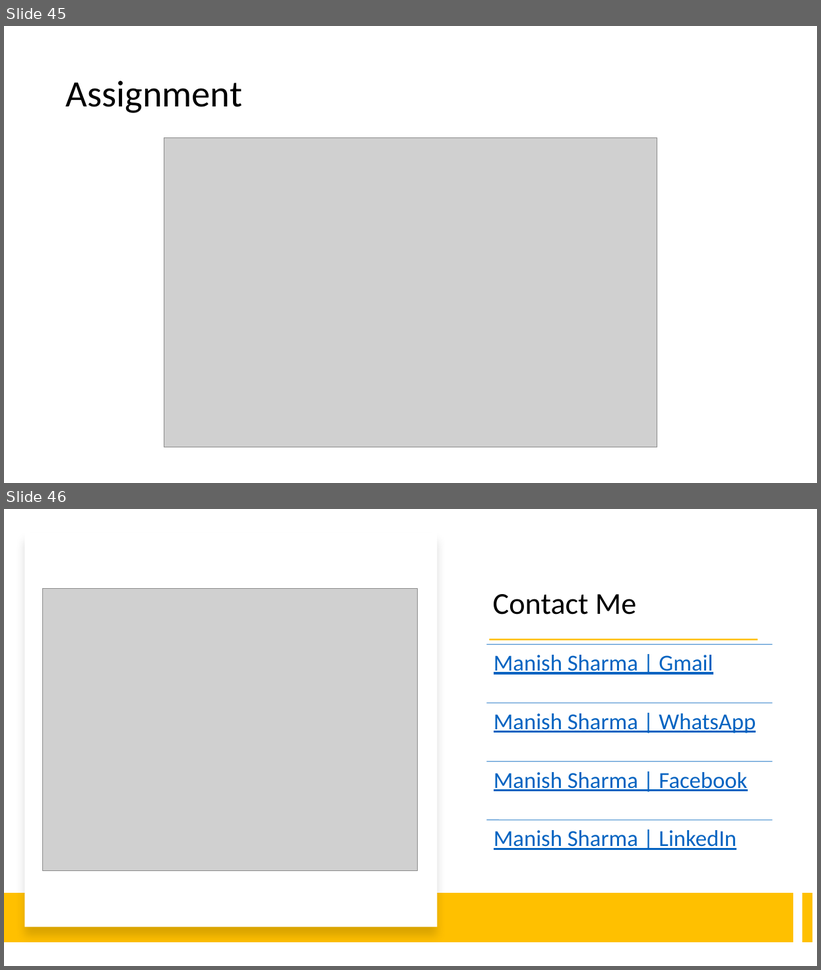
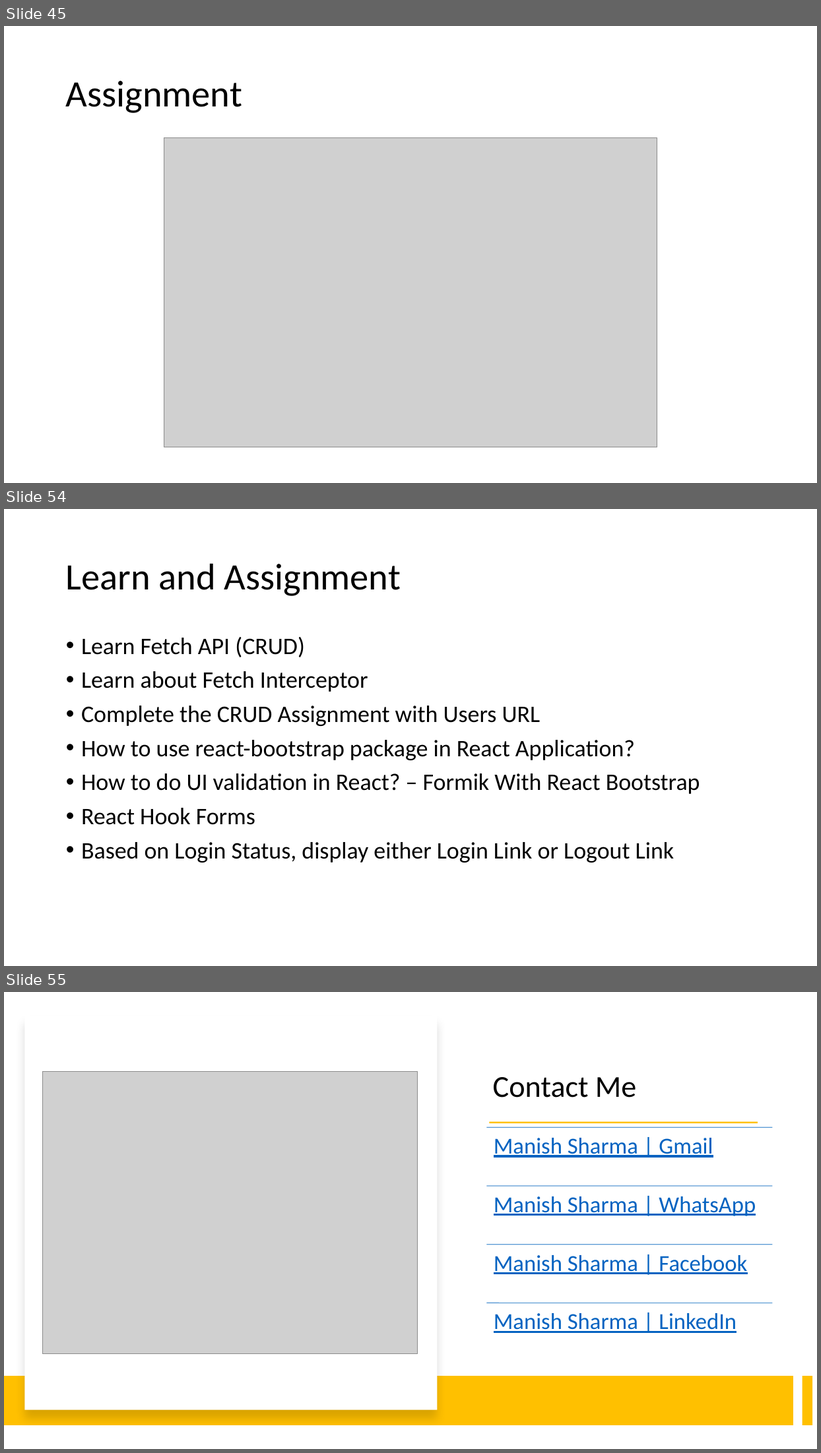
Before and after one commit to manishvbn/ReactJS_Jul22, a slide deck: Notes/React.pptx. Shown one above the other, each under a label of ours: slides 45 and 46 before the commit, slides 45, 54 and 55 after it; the slides between them are not shown. The pictures are 821x970 and 821x1453 pixels, drawn with LibreOffice and Linux fonts; fonts in the diff are those of the drawing; grey boxes stand for pictures. Boxes give left, top, right and bottom in pixels: in the first picture for what was removed or moved away, otherwise in the second. Text is boxed around its words. In the diff, an @@ line names an element or a change of style, - is before the commit and + after.

```diff
--- a/Notes/React.pptx
+++ b/Notes/React.pptx
@@ slide 54 added at (4, 509, 817, 966), background #FFFFFF @@
@@ title added at (66, 563, 401, 596), 44 pt, text #000000 @@
+Learn and Assignment
@@ text added at (81, 637, 700, 863), 28 pt, text #000000 @@
+• Learn Fetch API (CRUD)
+• Learn about Fetch Interceptor
+• Complete the CRUD Assignment with Users URL
+• How to use react-bootstrap package in React Application?
+• How to do UI validation in React? – Formik With React Bootstrap
+• React Hook Forms
+• Based on Login Status, display either Login Link or Logout Link
@@ what was slide 46 is now slide 55 @@
```
Also in this commit, not shown: 8 other slides added.
